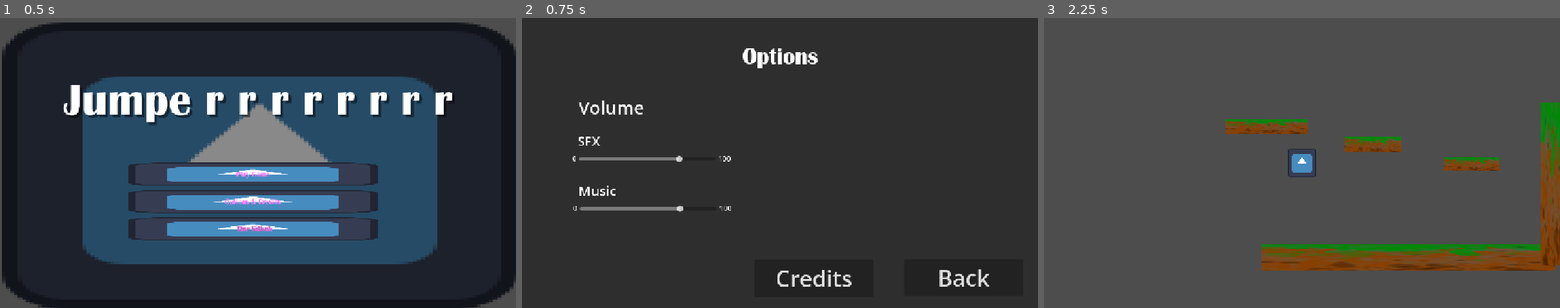
Above: before the commit, frames 1-3 (left to right).
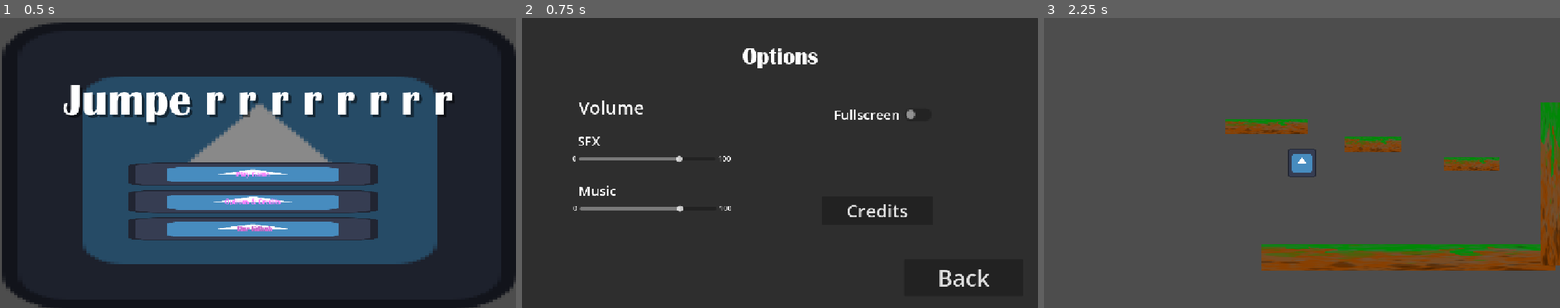
Above: after the commit, the same moments.

Repository: Guyiy1324/Jumpe-r-r-r-r-r-r-r-r
Game: Godot game, scene res://MainMenu.tscn
Same seed, same stepped clock (60 frames per second), same inputs: the game is played once before the commit and once after it. The engine's default icon, where the game draws it, is replaced by a stand-in: a white triangle on a blue panel in a dark square.
Inputs:
- Up to frame 1 (0.5 s): no input
- Up to frame 2 (0.75 s): click "Options & Credits" at 0.5 s
- Up to frame 3 (2.25 s): click "Back" at 1.25 s; click "Play Game" at 2 s

Frame 1 is identical in both runs. In frame 2, 0.7% of the frame differs, in the area x 49-77%, y 31-93%; in frame 3, nothing differs.

Commit message:
a

Diff:
--- /dev/null
+++ b/jump-e-r/fullscreen.gd
@@ -0,0 +1,15 @@
+extends CheckButton
+
+
+# Called when the node enters the scene tree for the first time.
+func _ready() -> void:
+	pass # Replace with function body.
+
+
+# Called every frame. 'delta' is the elapsed time since the previous frame.
+func _process(delta: float) -> void:
+	pass
+
+
+func _on_toggled(toggled_on: bool) -> void:
+	pass # Replace with function body.
--- a/jump-e-r/options_&_credits.tscn
+++ b/jump-e-r/options_&_credits.tscn
@@ -5,6 +5,7 @@
 [ext_resource type="Script" uid="uid://cysrelxgu210s" path="res://sfx.gd" id="3_0hipb"]
 [ext_resource type="AudioStream" uid="uid://mnytywcjvjjg" path="res://Toenail.mp3" id="3_o2i8r"]
 [ext_resource type="Script" uid="uid://bvtu7qkotcooa" path="res://music.gd" id="4_n5wdl"]
+[ext_resource type="Script" uid="uid://by6s8i7o4okd4" path="res://fullscreen.gd" id="6_n5wdl"]
 
 [node name="Options & Credits" type="Control" unique_id=1102423414]
 layout_mode = 3
@@ -25,11 +26,11 @@
 
 [node name="Button" type="Button" parent="." unique_id=245998403]
 layout_mode = 0
-offset_left = 519.0
-offset_top = 540.0
-offset_right = 785.0
-offset_bottom = 623.0
-theme_override_font_sizes/font_size = 50
+offset_left = 669.0
+offset_top = 399.0
+offset_right = 918.0
+offset_bottom = 462.0
+theme_override_font_sizes/font_size = 40
 text = "Credits"
 
 [node name="Button2" type="Button" parent="." unique_id=1023301801]
@@ -139,7 +140,29 @@
 autoplay = true
 bus = &"Music"
 
+[node name="Fullscreen" type="CheckButton" parent="." unique_id=2019173016]
+layout_mode = 1
+anchors_preset = -1
+anchor_right = 0.671
+anchor_bottom = 0.5
+offset_left = 840.0
+offset_top = 192.0
+offset_right = 111.007996
+offset_bottom = -108.0
+scale = Vector2(2, 2)
+script = ExtResource("6_n5wdl")
+
+[node name="Label3" type="Label" parent="." unique_id=1791944262]
+layout_mode = 0
+offset_left = 696.0
+offset_top = 193.99997
+offset_right = 844.0
+offset_bottom = 235.99997
+theme_override_font_sizes/font_size = 30
+text = "Fullscreen"
+
 [connection signal="pressed" from="Button" to="." method="_on_credits_pressed"]
 [connection signal="pressed" from="Button2" to="." method="_on_back_pressed"]
 [connection signal="value_changed" from="Label2/SFX" to="Label2/SFX" method="_on_value_changed"]
 [connection signal="value_changed" from="Label2/Music" to="Label2/Music" method="_on_value_changed"]
+[connection signal="toggled" from="Fullscreen" to="Fullscreen" method="_on_toggled"]
Not shown, added: jump-e-r/fullscreen.gd.uid
